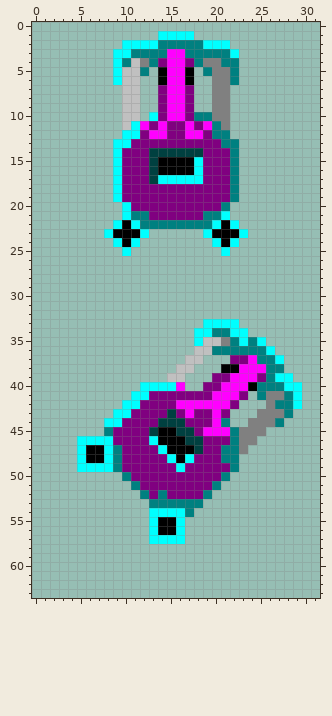
Two versions of one pixel-art sprite, resources/sprites/units/juggernaut_mainturret.png. Above: the version before the commit.
The file is 32x64 pixels.
The result:
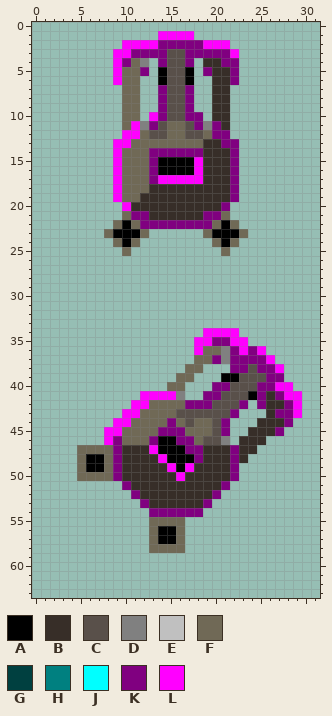
Palette (. is transparent): A #000000  B #372e28  C #59504a  D #808080  E #c0c0c0  F #706956  G #004040  H #008080  J #00ffff  K #800080  L #ff00ff
Log entry: Changes juggernaut faction and palette.
What changed:
Changed rows in their new state; - is an unchanged pixel.
first column x 8:
 1 ------LLLL------
 2 --LLLLKKKKKLLL--
 3 -LLKKKKCCKKKKKL-
 4 -LKF-.-CC-.BBKK-
 5 -LFFK--CC--KBBK-
 6 -LFF---CC---BBK-
 7 --FF---CC---BB--
 8 --FF---CC---BB--
 9 --FF---CC---BB--
10 --FF-L-CC-K.BB--
11 --FLD-CFFC-DKB--
12 --LLFCCFFCCFKK--
13 -LLFFFFFFFFBBKK-
14 -LFFFKKKKKKBBBK-
15 -LFFFK----LBBBK-
16 -LFFFK----LBBBK-
17 -LFFFKLLLLLBBBK-
18 -LFFFBBBBBBBBBK-
19 -LFFBBBBBBBBBBK-
20 --LBBBBBBBBBBK--
21 --FKKBBBBBBKKF--
22 -F-FKKKKKKKKF-F-
23 F---F------F---F
24 -F-F--------F-F-
25 --F----------F--
first column x 5:
33 --------------....-------
34 -------------.LLLL.------
35 -------------LLKKLL..----
36 -------------LFFDKLKL.---
37 ------------.FFKD--KKL.--
38 -----------.FF--.KKCKKL--
39 ----------.FF--.AACCCKK.-
40 -------...FF--.-KCCCKKLL.
41 ------.LLLLD..-KCCCAKBKLL
42 -----.LLFFFFKKKCCCK-KBBKL
43 ----.LLFFFFCCCCCCK--.BKKL
44 ---.LLFFFFKFCFFCK--.BBBK-
45 ---LLFFFFKKKFFFCK..BBBK--
46 ...L-FFFK--KKFCCD.BBB----
47 FFFFKBBBLA--KKBBBKBB-----
48 F--FKBBBBLA-A-BBBKB------
49 FAAFKBBBBBLALBBBBK-------
50 FFFFKBBBBBBLBBBBBK-------
51 -----KBBBBBBBBBBK--------
52 ------KBBBBBBBBK---------
53 -------KBBBBBBK----------
54 --------KKKKKK-----------
55 --------FFFF-------------
56 --------F--F-------------
57 --------FAAF-------------
58 --------FFFF-------------
